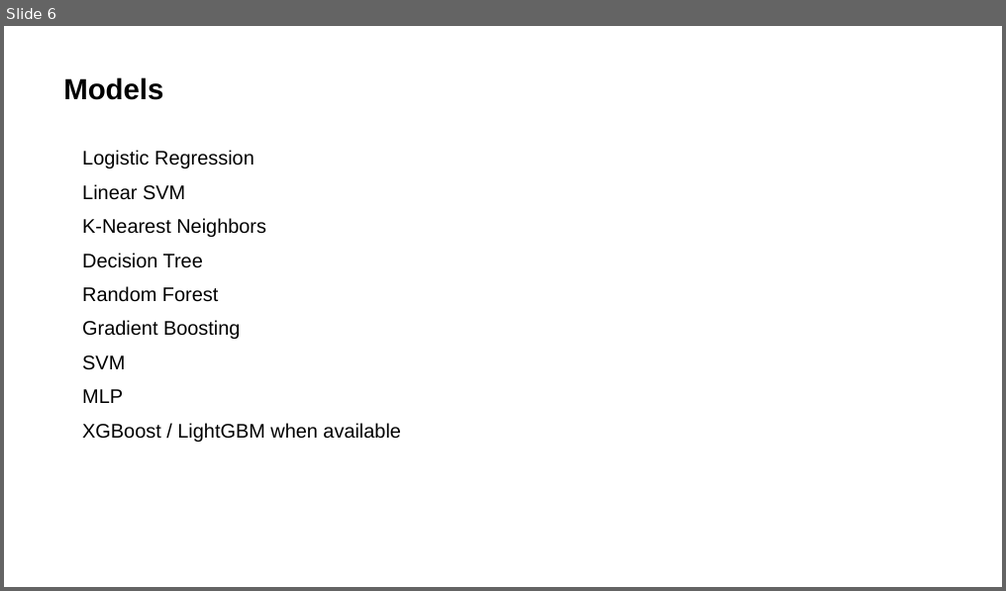
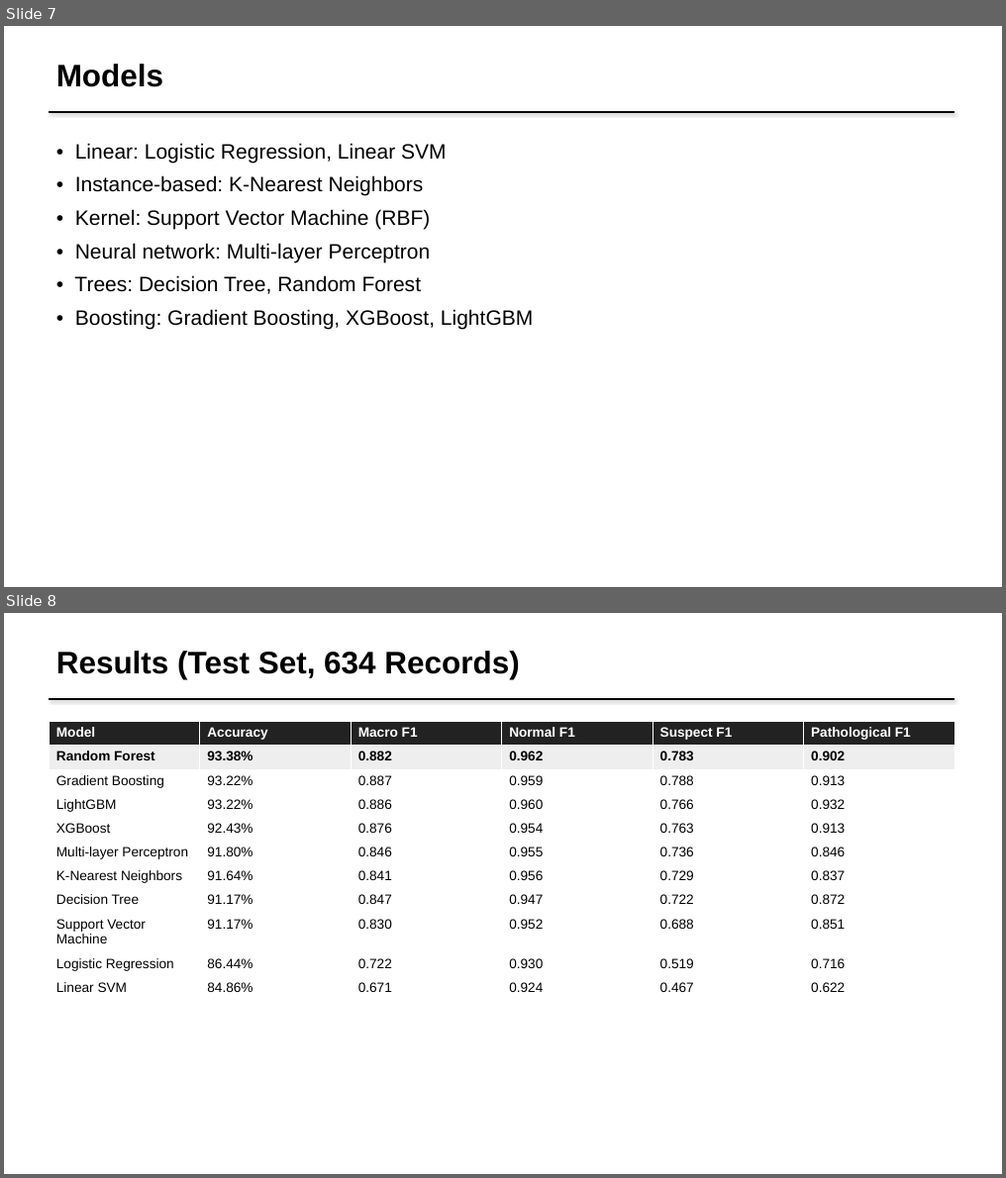
Before and after one commit to rujul-rj/Fetal-Health-Multiclassification, a slide deck: presentation/Fetal_Health_Multiclassification_Presentation.pptx. Shown one above the other, each under a label of ours: slide 6 before the commit, slides 7 and 8 after it. The pictures are 1006x591 and 1006x1178 pixels, drawn with LibreOffice and Linux fonts; fonts in the diff are those of the drawing. Boxes give left, top, right and bottom in pixels: in the first picture for what was removed or moved away, otherwise in the second. Text is boxed around its words. In the diff, an @@ line names an element or a change of style, - is before the commit and + after.

```diff
--- a/presentation/Fetal_Health_Multiclassification_Presentation.pptx
+++ b/presentation/Fetal_Health_Multiclassification_Presentation.pptx
@@ slide 8 added at (x1=4, y1=613, x2=1002, y2=1174), background #FFFFFF @@
@@ text added at (x1=56, y1=651, x2=519, y2=679), 30 pt, text #000000, bold @@
+Results (Test Set, 634 Records)
@@ line added from (49, 699) to (954, 699), #000000 2 pt @@
@@ table added at (x1=49, y1=722, x2=956, y2=996), 11 rows, 6 columns @@
+Model | Accuracy | Macro F1 | Normal F1 | Suspect F1 | Pathological F1
+Random Forest | 93.38% | 0.882 | 0.962 | 0.783 | 0.902
+Gradient Boosting | 93.22% | 0.887 | 0.959 | 0.788 | 0.913
+LightGBM | 93.22% | 0.886 | 0.960 | 0.766 | 0.932
+XGBoost | 92.43% | 0.876 | 0.954 | 0.763 | 0.913
+Multi-layer Perceptron | 91.80% | 0.846 | 0.955 | 0.736 | 0.846
+K-Nearest Neighbors | 91.64% | 0.841 | 0.956 | 0.729 | 0.837
+Decision Tree | 91.17% | 0.847 | 0.947 | 0.722 | 0.872
+Support Vector Machine | 91.17% | 0.830 | 0.952 | 0.688 | 0.851
+Logistic Regression | 86.44% | 0.722 | 0.930 | 0.519 | 0.716
+Linear SVM | 84.86% | 0.671 | 0.924 | 0.467 | 0.622
@@ what was slide 6 is now slide 7 @@
@@ slide 7 changed as well @@
@@ text "Models" moved from (x1=63, y1=77, x2=163, y2=100) to (x1=56, y1=64, x2=163, y2=87) @@
@@ text "Models" at (x1=56, y1=64, x2=163, y2=87): size 28 to 30 pt; more space between paragraphs @@
@@ line added from (49, 112) to (954, 112), #000000 2 pt @@
@@ text at (x1=74, y1=143, x2=533, y2=329): text changed; size 19 to 20 pt @@
-Logistic Regression
-Linear SVM
-K-Nearest Neighbors
-Decision Tree
-Random Forest
-Gradient Boosting
-SVM
-MLP
-XGBoost / LightGBM when available
+• Linear: Logistic Regression, Linear SVM
+• Instance-based: K-Nearest Neighbors
+• Kernel: Support Vector Machine (RBF)
+• Neural network: Multi-layer Perceptron
+• Trees: Decision Tree, Random Forest
+• Boosting: Gradient Boosting, XGBoost, LightGBM
```
Also in this commit, not shown: 1 other slide changed, 8 other slides added, 8 slides removed, 35 other files.
